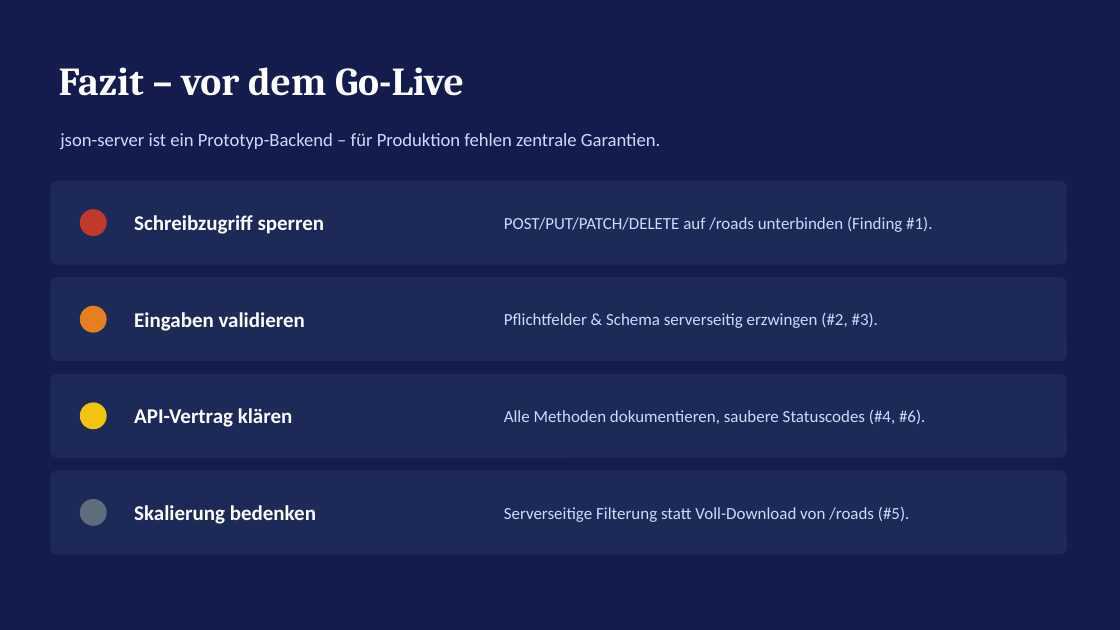
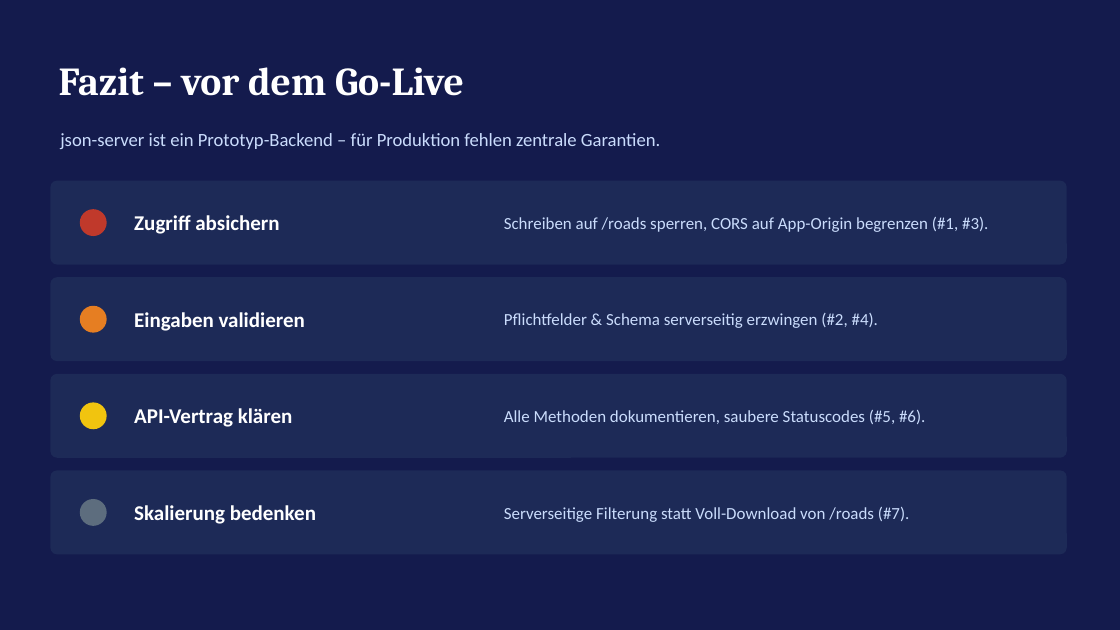
Before and after one commit to emrebaser94/edgital, a slide deck: slide 9 of api-tests/road-overview-api-findings.pptx. Drawn at 1120x630 pixels with LibreOffice and Linux fonts; fonts in the diff are those of the drawing. Boxes give left, top, right and bottom in pixels: in the first picture for what was removed or moved away, otherwise in the second. Text is boxed around its words. In the diff, an @@ line names an element or a change of style, - is before the commit and + after.

Commit message:
API tests: assert required behaviour and mark known defects
- The collection asserts the required behaviour; known defects are
  labelled [DEFECT #n] and fail on purpose (5 assertions), mirroring
  @defect in the E2E suite
- Update README, findings deck and the local Newman report

```diff
--- a/api-tests/road-overview-api-findings.pptx
+++ b/api-tests/road-overview-api-findings.pptx
@@ text at [134,215,279,234]: text changed @@
-Schreibzugriff sperren
+Zugriff absichern
@@ text at [504,217,988,232]: text changed @@
-POST/PUT/PATCH/DELETE auf /roads unterbinden (Finding #1).
+Schreiben auf /roads sperren, CORS auf App-Origin begrenzen (#1, #3).
@@ text at [504,313,878,328]: text changed @@
-Pflichtfelder & Schema serverseitig erzwingen (#2, #3).
+Pflichtfelder & Schema serverseitig erzwingen (#2, #4).
@@ text at [504,410,925,424]: text changed @@
-Alle Methoden dokumentieren, saubere Statuscodes (#4, #6).
+Alle Methoden dokumentieren, saubere Statuscodes (#5, #6).
@@ text at [504,507,910,522]: text changed @@
-Serverseitige Filterung statt Voll-Download von /roads (#5).
+Serverseitige Filterung statt Voll-Download von /roads (#7).
```
Also in this commit, not shown: 8 other slides changed, 3 other files.
